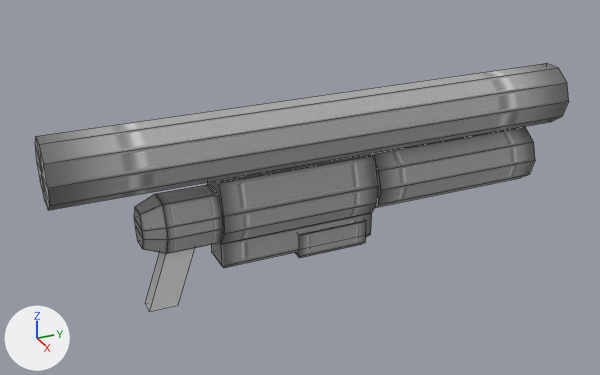
What one commit did to the Blender file ethernet/data/weapons/missilelauncher/image.blend.
Rendered twice from a 50 mm lens placed at (1.953, -0.233, 1.014), pointed at (-0.027, 0.659, 0.023). Lighting does not change. The marker at lower left points along +X, +Y and +Z. Mesh edges are drawn as thin lines.
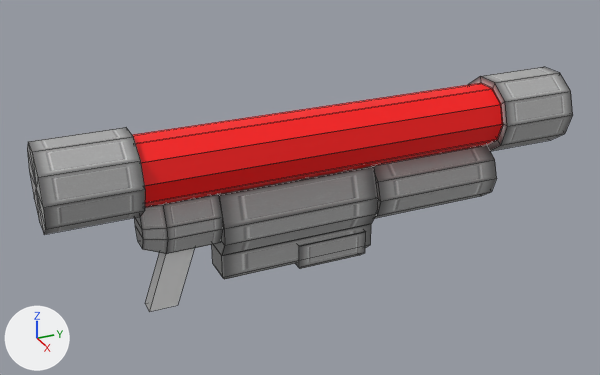
Where the change shows, as pixel boxes (x1, y1, x2, y2) in the pictures (600 x 375 px):
```json
{"object": "Cylinder", "change": "mesh rescaled, moved", "before": [35, 63, 568, 210], "on screen": "not visible afterwards"}
{"object": "Glow", "change": "added", "after": [133, 83, 503, 207], "on screen": "red"}
{"object": "Cube.007", "change": "moved", "before": [207, 154, 378, 268], "after": [212, 166, 378, 279]}
{"object": "Cylinder.002", "change": "added", "after": [27, 127, 145, 234]}
{"object": "Cylinder.001", "change": "mesh rescaled, moved", "before": [372, 127, 535, 208], "after": [373, 145, 497, 218], "on screen": "24% narrower, 10% shorter"}
{"object": "Cylinder.003", "change": "added", "after": [468, 67, 573, 151]}
{"object": "Cube.002", "change": "moved", "before": [295, 220, 366, 258], "after": [295, 231, 366, 269]}
```

The change, as JSON lines over the scene's bpy script:
```json
{"op": "add", "block": "img_red_png", "code": ["img_red_png = load_image('red.png', 'red.png', 256, 256, 'Non-Color')"]}
{"op": "add", "block": "mat_red_png", "code": ["mat_red_png = principled_material('red.png')", "mat_red_png.texture = img_red_png"]}
{"block": "me_cylinder_003", "where": "me_cylinder_003.from_pydata(...)  # 22 vertices, 30 faces; spans x -0.151..0.151, y -0.151..0.151, z -0.142..0.759"}
{"block": "me_cylinder_003", "where": "# used by ob_cylinder_001; location = (0.0, 0.943, 0.027); rotation_euler = (-1.571, -0.785, 0.0), in degrees (-90, -45, 0); scale = (0.6, 0.6, 0.6)"}
{"block": "me_cylinder_003", "change": "me_cylinder_003 part 1: the whole mesh is scaled about its middle by (1, 1, 0.742), then moved by (0.0, 0.0, -0.116)"}
{"block": "me_cylinder_001", "where": "me_cylinder_001.from_pydata(...)  # 22 vertices, 30 faces; spans x -0.15..0.15, y -0.15..0.15, z -1.64..0.93"}
{"block": "me_cylinder_001", "where": "# used by ob_cylinder; location = (0.0, 0.943, 0.203); rotation_euler = (-1.571, -0.785, 0.0), in degrees (-90, -45, 0); scale = (0.6, 0.6, 0.6)"}
{"block": "me_cylinder_001", "change": "me_cylinder_001 part 2: the whole mesh is scaled about its middle by (1, 1, 0.699), then moved by (0.0, 0.0, -0.01)"}
{"block": "me_cube_005", "where": "me_cube_005.from_pydata(...)  # 28 vertices, 24 faces; spans x -0.7..0.7, y -9.2..-2.79, z -1.37..1.08"}
{"block": "me_cube_005", "where": "# used by ob_cube_007; location = (0.0, 0.19, -0.033); scale = (-0.105, -0.0726, -0.109)"}
{"block": "me_cube_005", "change": "me_cube_005 part 3: the whole mesh is moved by (0.0, 5.99, 0.15)"}
{"op": "add", "block": "me_cylinder", "code": ["me_cylinder = bpy.data.meshes.new('Cylinder')", "me_cylinder.from_pydata(...)  # a 10-sided cylinder along z spanning x -0.151..0.151, y -0.151..0.151, z -0.159..0.159", "me_cylinder.materials.append(mat_image_png)  # picture img_image_png"]}
{"op": "add", "block": "me_cylinder_004", "code": ["me_cylinder_004 = bpy.data.meshes.new('Cylinder.004')", "me_cylinder_004.from_pydata(...)  # 22 vertices, 30 faces; spans x -0.15..0.15, y -0.15..0.15, z -1.23..0.51", "me_cylinder_004.materials.append(mat_red_png)  # picture img_red_png"]}
{"op": "set", "path": "ob_cylinder_001.location", "old": "(0.0, 0.943, 0.027)", "new": "(0.0, 0.943, -0.008)"}
{"op": "set", "path": "ob_cylinder.location", "old": "(0.0, 0.943, 0.203)", "new": "(0.0, 0.943, 0.167)"}
{"op": "set", "path": "ob_cube_002.location", "old": "(0.0, 0.17, -0.053)", "new": "(0.0, 0.17, -0.089)"}
{"op": "set", "path": "ob_cube_007.location", "old": "(0.0, 0.19, -0.033)", "new": "(0.0, 0.625, -0.054)"}
{"op": "add", "block": "ob_cylinder_002", "code": ["ob_cylinder_002 = bpy.data.objects.new('Cylinder.002', me_cylinder)", "ob_cylinder_002.location = (0.0, 0.06, 0.167)", "ob_cylinder_002.rotation_euler = (-1.571, -0.785, 0.0)  # degrees (-90, -45, 0)", "ob_cylinder_002.scale = (0.756, 0.756, 0.756)"]}
{"op": "add", "block": "ob_cylinder_003", "code": ["ob_cylinder_003 = bpy.data.objects.new('Cylinder.003', me_cylinder.copy())", "ob_cylinder_003.location = (0.0, 1.379, 0.167)", "ob_cylinder_003.rotation_euler = (-1.571, -0.785, 0.0)  # degrees (-90, -45, 0)", "ob_cylinder_003.scale = (0.756, 0.756, 0.756)"]}
{"op": "add", "block": "ob_glow", "code": ["ob_glow = bpy.data.objects.new('Glow', me_cylinder_004)", "ob_glow.location = (0.0, 0.943, 0.167)", "ob_glow.rotation_euler = (-1.571, -0.785, 0.0)  # degrees (-90, -45, 0)", "ob_glow.scale = (0.621, 0.621, 0.621)"]}
```
